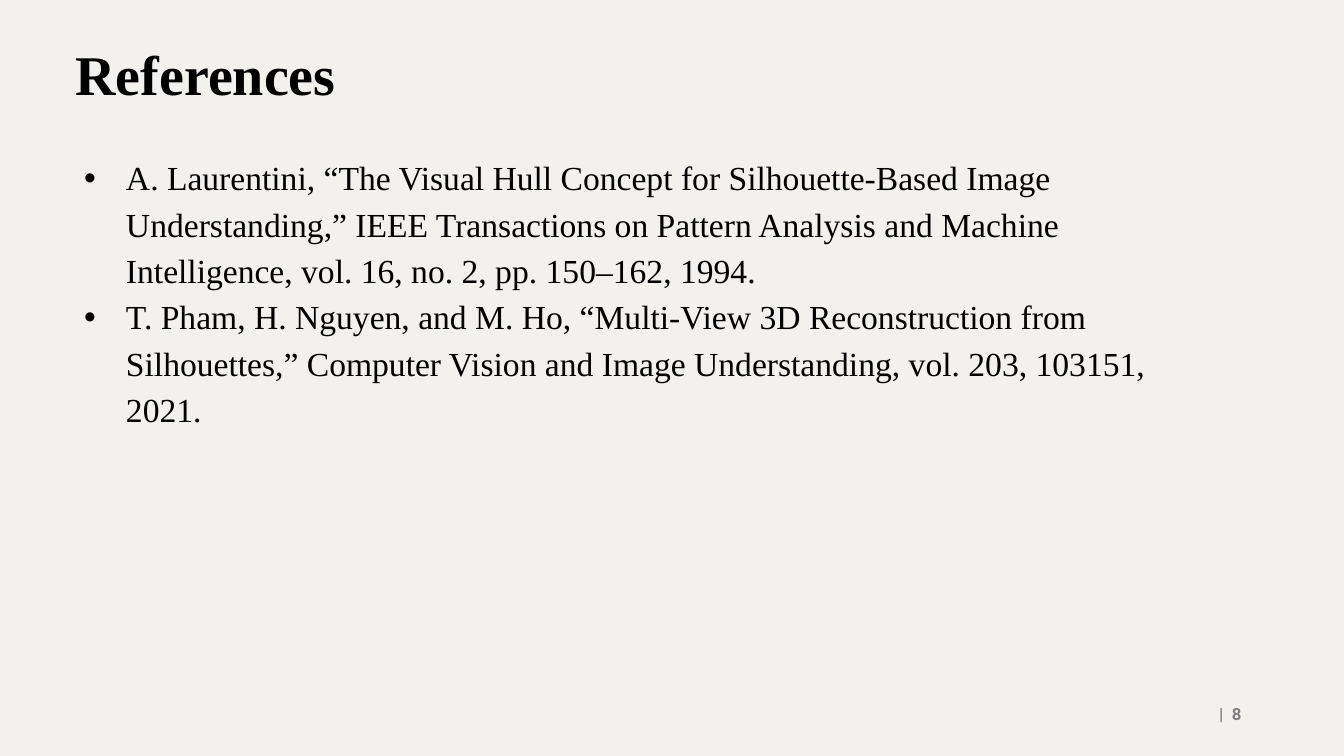
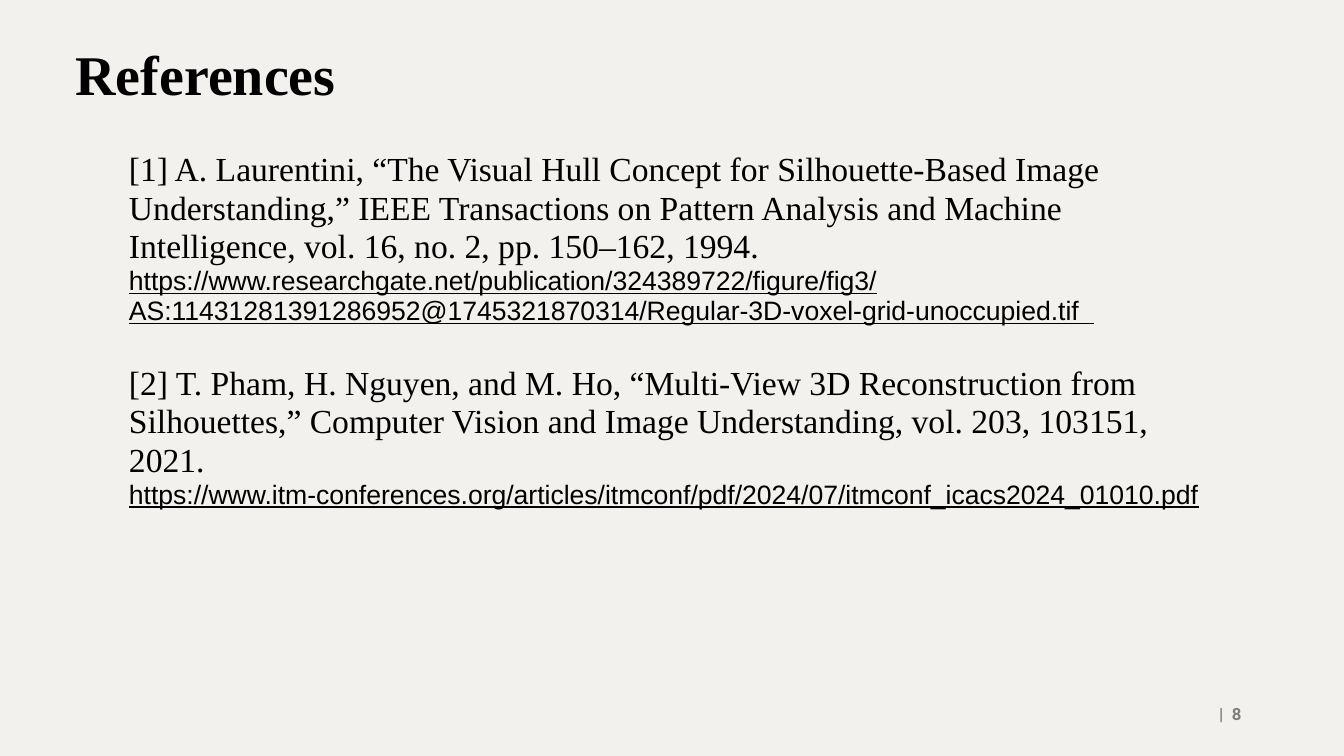
Before and after one commit to jugal-ahir/ECE501_2025_18_11, a slide deck: slide 8 of Presentations/End_Sem_Presentation_Grp11.pptx. Drawn at 1344x756 pixels with LibreOffice and Linux fonts; fonts in the diff are those of the drawing; background and template pictures are left out. Boxes give left, top, right and bottom in pixels: in the first picture for what was removed or moved away, otherwise in the second. Text is boxed around its words. In the diff, an @@ line names an element or a change of style, - is before the commit and + after.

```diff
--- a/Presentations/End_Sem_Presentation_Grp11.pptx
+++ b/Presentations/End_Sem_Presentation_Grp11.pptx
@@ text at bbox=[129, 157, 1198, 509]: text changed @@
-• A. Laurentini, “The Visual Hull Concept for Silhouette-Based Image Understanding,” IEEE Transactions on Pattern Analysis and Machine Intelligence, vol. 16, no. 2, pp. 150–162, 1994.
-• T. Pham, H. Nguyen, and M. Ho, “Multi-View 3D Reconstruction from Silhouettes,” Computer Vision and Image Understanding, vol. 203, 103151, 2021.
+[1] A. Laurentini, “The Visual Hull Concept for Silhouette-Based Image Understanding,” IEEE Transactions on Pattern Analysis and Machine Intelligence, vol. 16, no. 2, pp. 150–162, 1994.
+https://www.researchgate.net/publication/324389722/figure/fig3/AS:11431281391286952@1745321870314/Regular-3D-voxel-grid-unoccupied.tif
+[2] T. Pham, H. Nguyen, and M. Ho, “Multi-View 3D Reconstruction from Silhouettes,” Computer Vision and Image Understanding, vol. 203, 103151, 2021.
+https://www.itm-conferences.org/articles/itmconf/pdf/2024/07/itmconf_icacs2024_01010.pdf
```
Also in this commit, not shown: 3 other slides changed, 3 other files.
